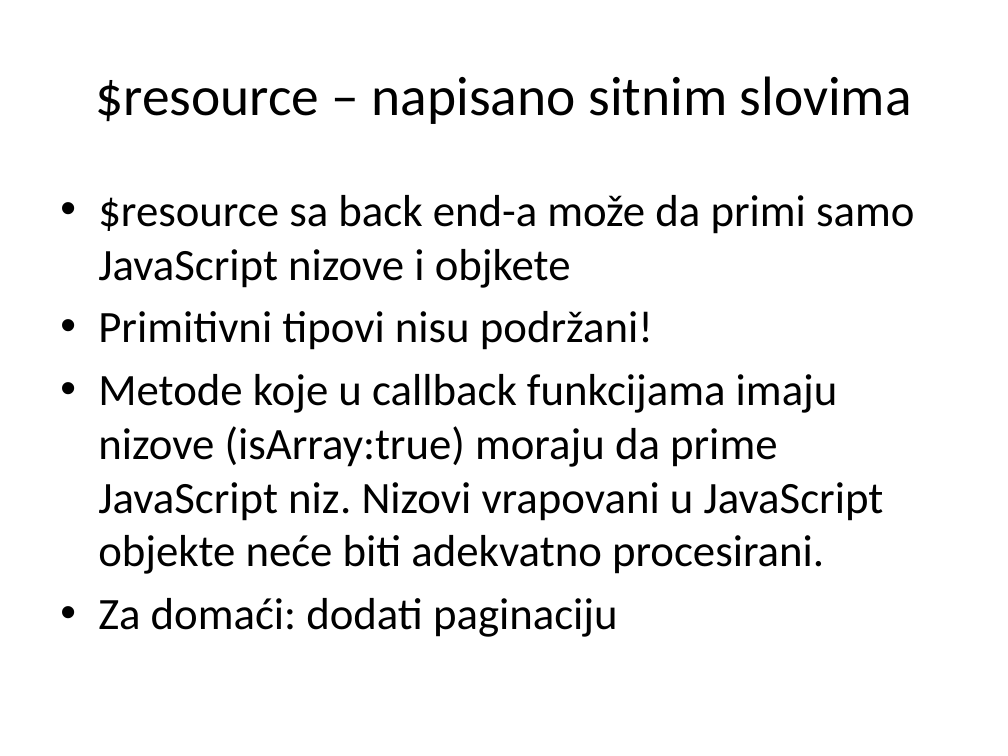
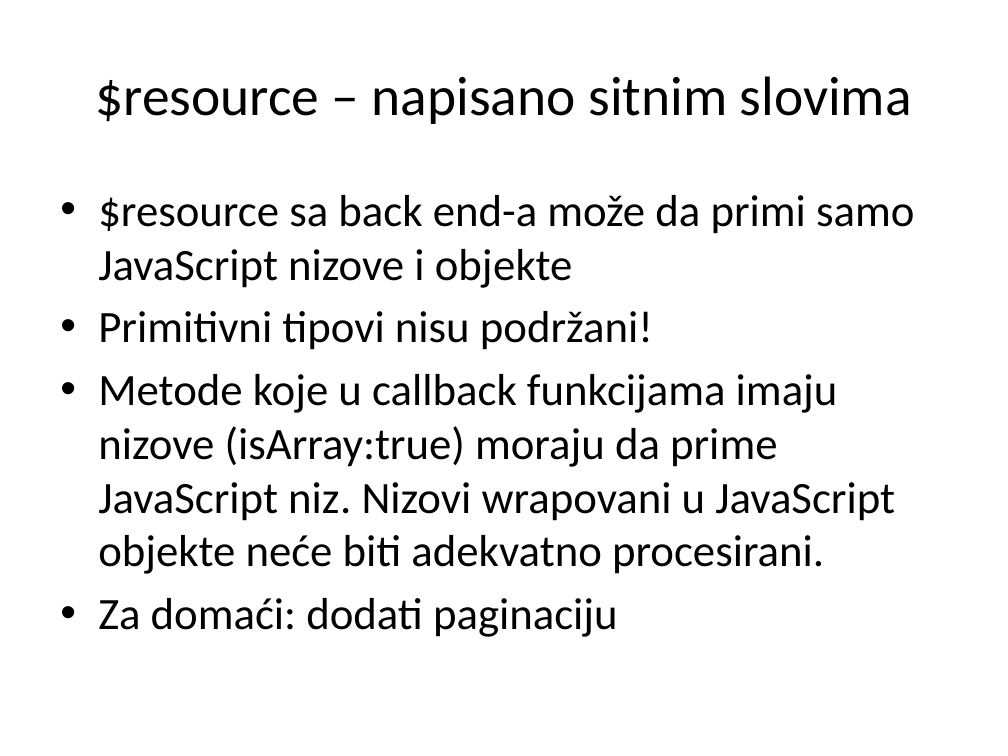
Before and after one commit to Cobrijani/2016, a slide deck: slide 31 of AngularJS/03_RESTPozivi/03 REST Pozivi.pptx (slide 30 before the commit). Drawn at 1008x756 pixels with LibreOffice and Linux fonts; fonts in the diff are those of the drawing. Boxes give left, top, right and bottom in pixels: in the first picture for what was removed or moved away, otherwise in the second. Text is boxed around its words. In the diff, an @@ line names an element or a change of style, - is before the commit and + after.

```diff
--- a/AngularJS/03_RESTPozivi/03 REST Pozivi.pptx
+++ b/AngularJS/03_RESTPozivi/03 REST Pozivi.pptx
@@ text at [98,195,914,288]: text changed @@
-• $resource sa back end-a može da primi samo JavaScript nizove i objkete
+• $resource sa back end-a može da primi samo JavaScript nizove i objekte
@@ text at [98,374,895,574]: text changed @@
-• Metode koje u callback funkcijama imaju nizove (isArray:true) moraju da prime JavaScript niz. Nizovi vrapovani u JavaScript objekte neće biti adekvatno procesirani.
+• Metode koje u callback funkcijama imaju nizove (isArray:true) moraju da prime JavaScript niz. Nizovi wrapovani u JavaScript objekte neće biti adekvatno procesirani.
```
Also in this commit, not shown: 26 other slides changed, 43 other files.
